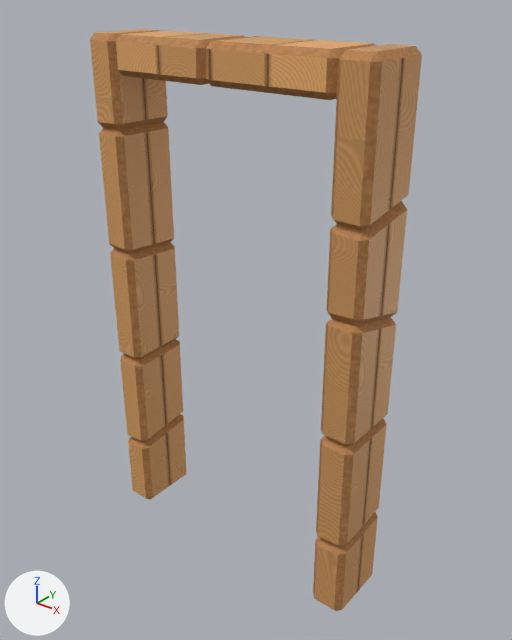
Renders of the FBX model Assets/_Project/Models/BuildingKit/Kit_Wood/Kit_Wood_DoorFrame_Fractured.fbx from each side of a commit.
One viewpoint serves both versions: a 50 mm camera at (1.73, -2.06, 2.45) aimed at (0.04, 0.05, 1.14). The lights are fixed; the arrows at lower left show +X, +Y and +Z. The older version comes first. Objects named as collision shapes, trigger or cutter boxes, shadow casters or lower levels of detail are left out. Where no turn or scale is listed for an object, it has been applied to the vertices.

Names of what the first picture shows: 'Kit_Wood_DoorFrame_frag_01', 'Kit_Wood_DoorFrame_frag_02', 'Kit_Wood_DoorFrame_frag_03', 'Kit_Wood_DoorFrame_frag_04', 'Kit_Wood_DoorFrame_frag_05', 'Kit_Wood_DoorFrame_frag_06', 'Kit_Wood_DoorFrame_frag_07', 'Kit_Wood_DoorFrame_frag_08', 'Kit_Wood_DoorFrame_frag_09', 'Kit_Wood_DoorFrame_frag_10', 'Kit_Wood_DoorFrame_frag_11', 'Kit_Wood_DoorFrame_frag_12'.
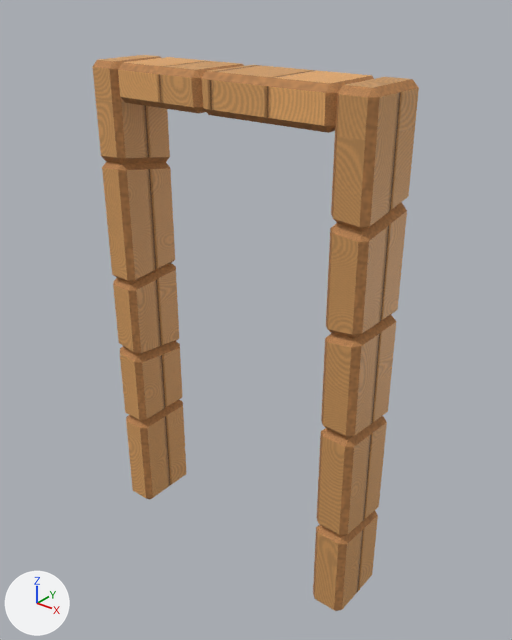
Where the newer file only moved an object's origin or applied its transform, the numbers keep the older frame.

Changed parts and their boxes [x1, y1, x2, y2] in the pictures (512 x 640 px):
'Kit_Wood_DoorFrame_frag_10', reshaped, moved (17% shorter): before [331, 44, 422, 230]; after [331, 77, 419, 231]
'Kit_Wood_DoorFrame_frag_12', moved: before [206, 36, 376, 100]; after [202, 65, 374, 133]
'Kit_Wood_DoorFrame_frag_04', reshaped, moved (8% shorter): before [99, 122, 174, 254]; after [102, 162, 175, 283]
'Kit_Wood_DoorFrame_frag_09', moved: before [327, 201, 407, 325]; after [326, 202, 407, 338]
'Kit_Wood_DoorFrame_frag_08', reshaped, moved: before [321, 317, 396, 446]; after [321, 315, 396, 439]
'Kit_Wood_DoorFrame_frag_05', reshaped, moved (9% taller): before [90, 29, 168, 129]; after [93, 55, 170, 164]
'Kit_Wood_DoorFrame_frag_11', moved: before [116, 31, 244, 85]; after [118, 57, 244, 114]
'Kit_Wood_DoorFrame_frag_07', moved: before [316, 418, 387, 546]; after [317, 416, 387, 536]
'Kit_Wood_DoorFrame_frag_03', reshaped, moved (22% shorter): before [110, 242, 179, 360]; after [113, 263, 179, 355]
'Kit_Wood_DoorFrame_frag_02', reshaped, moved (22% shorter): before [120, 339, 183, 442]; after [120, 341, 182, 421]

The change, as a list of edits to the scene's bpy script:
```text
Change me_kit_wood_doorframe_frag_08:
    remove me_kit_wood_doorframe_frag_08.from_pydata(...)  # 24 vertices, 26 faces; spans x -0.075..0.075, y -0.146..0.154, z -0.238..0.271
    add me_kit_wood_doorframe_frag_08.from_pydata(...)  # 24 vertices, 26 faces; spans x -0.076..0.074, y -0.152..0.148, z -0.225..0.219
    me_kit_wood_doorframe_frag_08 part 3: 24 of 24 vertices moved; they spanned x -0.075..0.075, y -0.146..0.154, z -0.238..0.271 and now span x -0.076..0.074, y -0.152..0.148, z -0.225..0.219; mean shift (0.0, -0.006, 0.001)
Change me_kit_wood_doorframe_frag_04:
    remove me_kit_wood_doorframe_frag_04.from_pydata(...)  # 24 vertices, 26 faces; spans x -0.075..0.075, y -0.151..0.149, z -0.277..0.272
    add me_kit_wood_doorframe_frag_04.from_pydata(...)  # 24 vertices, 26 faces; spans x -0.075..0.075, y -0.146..0.154, z -0.262..0.274
    me_kit_wood_doorframe_frag_04 part 2: 24 of 24 vertices moved; they spanned x -0.075..0.075, y -0.151..0.149, z -0.277..0.272 and now span x -0.075..0.075, y -0.146..0.154, z -0.262..0.274; mean shift (0.0, 0.004, 0.0)
Change me_kit_wood_doorframe_frag_10:
    remove me_kit_wood_doorframe_frag_10.from_pydata(...)  # 24 vertices, 26 faces; spans x -0.075..0.075, y -0.148..0.152, z -0.283..0.261
    add me_kit_wood_doorframe_frag_10.from_pydata(...)  # 24 vertices, 26 faces; spans x -0.075..0.075, y -0.147..0.153, z -0.236..0.211
    me_kit_wood_doorframe_frag_10 part 5: 24 of 24 vertices moved; they spanned x -0.075..0.075, y -0.148..0.152, z -0.283..0.261 and now span x -0.075..0.075, y -0.147..0.153, z -0.236..0.211; mean shift (0.0, 0.001, 0.0)
Change me_kit_wood_doorframe_frag_03:
    remove me_kit_wood_doorframe_frag_03.from_pydata(...)  # 24 vertices, 26 faces; spans x -0.075..0.075, y -0.149..0.151, z -0.265..0.269
    add me_kit_wood_doorframe_frag_03.from_pydata(...)  # 24 vertices, 26 faces; spans x -0.076..0.074, y -0.154..0.146, z -0.211..0.202
    me_kit_wood_doorframe_frag_03 part 1: 24 of 24 vertices moved; they spanned x -0.075..0.075, y -0.149..0.151, z -0.265..0.269 and now span x -0.076..0.074, y -0.154..0.146, z -0.211..0.202; mean shift (-0.001, -0.005, 0.0)
Change me_kit_wood_doorframe_frag_02:
    remove me_kit_wood_doorframe_frag_02.from_pydata(...)  # 24 vertices, 26 faces; spans x -0.075..0.075, y -0.148..0.152, z -0.251..0.234
    add me_kit_wood_doorframe_frag_02.from_pydata(...)  # 24 vertices, 26 faces; spans x -0.074..0.076, y -0.148..0.152, z -0.183..0.202
    me_kit_wood_doorframe_frag_02 part 6: 24 of 24 vertices moved; they spanned x -0.075..0.075, y -0.148..0.152, z -0.251..0.234 and now span x -0.074..0.076, y -0.148..0.152, z -0.183..0.202; mean shift (0.0, 0.001, 0.0)
Change me_kit_wood_doorframe_frag_05:
    remove me_kit_wood_doorframe_frag_05.from_pydata(...)  # 24 vertices, 26 faces; spans x -0.075..0.075, y -0.15..0.15, z -0.187..0.182
    add me_kit_wood_doorframe_frag_05.from_pydata(...)  # 24 vertices, 26 faces; spans x -0.075..0.075, y -0.153..0.147, z -0.234..0.211
    me_kit_wood_doorframe_frag_05 part 4: 24 of 24 vertices moved; they spanned x -0.075..0.075, y -0.15..0.15, z -0.187..0.182 and now span x -0.075..0.075, y -0.153..0.147, z -0.234..0.211; mean shift (0.0, -0.002, 0.0)
Change ob_kit_wood_doorframe_frag_07:
    ob_kit_wood_doorframe_frag_07.location: (0.575, -0.001, 0.612) -> (0.575, 0.0, 0.643)
Change ob_kit_wood_doorframe_frag_08:
    ob_kit_wood_doorframe_frag_08.location: (0.575, -0.004, 1.095) -> (0.576, 0.002, 1.095)
Change ob_kit_wood_doorframe_frag_04:
    ob_kit_wood_doorframe_frag_04.location: (-0.575, 0.001, 1.619) -> (-0.575, -0.004, 1.479)
Change ob_kit_wood_doorframe_frag_10:
    ob_kit_wood_doorframe_frag_10.location: (0.575, -0.002, 1.989) -> (0.575, -0.003, 1.939)
Change ob_kit_wood_doorframe_frag_03:
    ob_kit_wood_doorframe_frag_03.location: (-0.575, -0.001, 1.092) -> (-0.574, 0.004, 1.038)
Change ob_kit_wood_doorframe_frag_11:
    ob_kit_wood_doorframe_frag_11.location: (-0.275, -0.001, 2.175) -> (-0.28, 0.001, 2.075)
Change ob_kit_wood_doorframe_frag_02:
    ob_kit_wood_doorframe_frag_02.location: (-0.575, -0.002, 0.605) -> (-0.576, -0.002, 0.667)
Change ob_kit_wood_doorframe_frag_05:
    ob_kit_wood_doorframe_frag_05.location: (-0.575, 0.0, 2.068) -> (-0.575, 0.003, 1.939)
Change ob_kit_wood_doorframe_frag_09:
    ob_kit_wood_doorframe_frag_09.location: (0.575, 0.008, 1.529) -> (0.574, 0.003, 1.518)
Change ob_kit_wood_doorframe_frag_12:
    ob_kit_wood_doorframe_frag_12.location: (0.225, 0.001, 2.175) -> (0.22, 0.0, 2.075)
```
